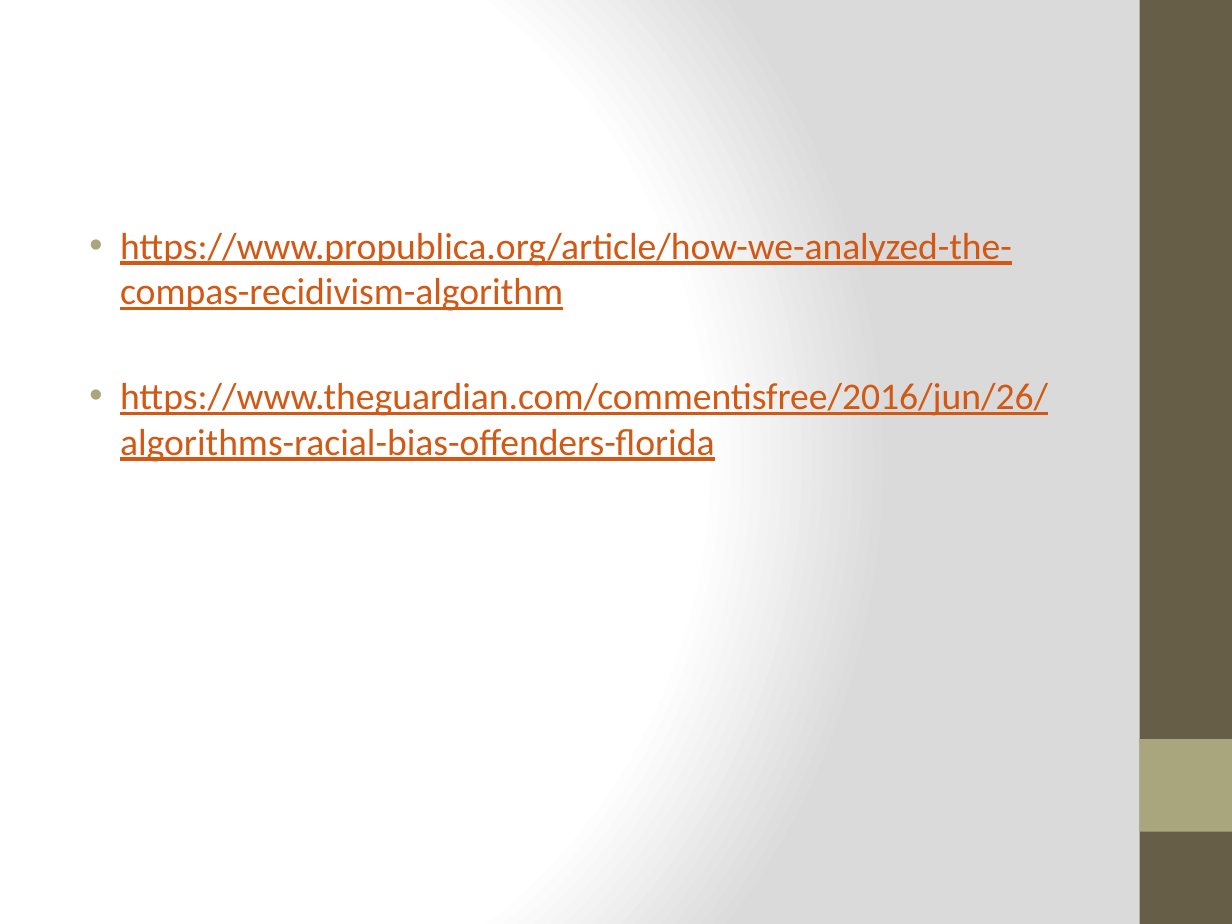
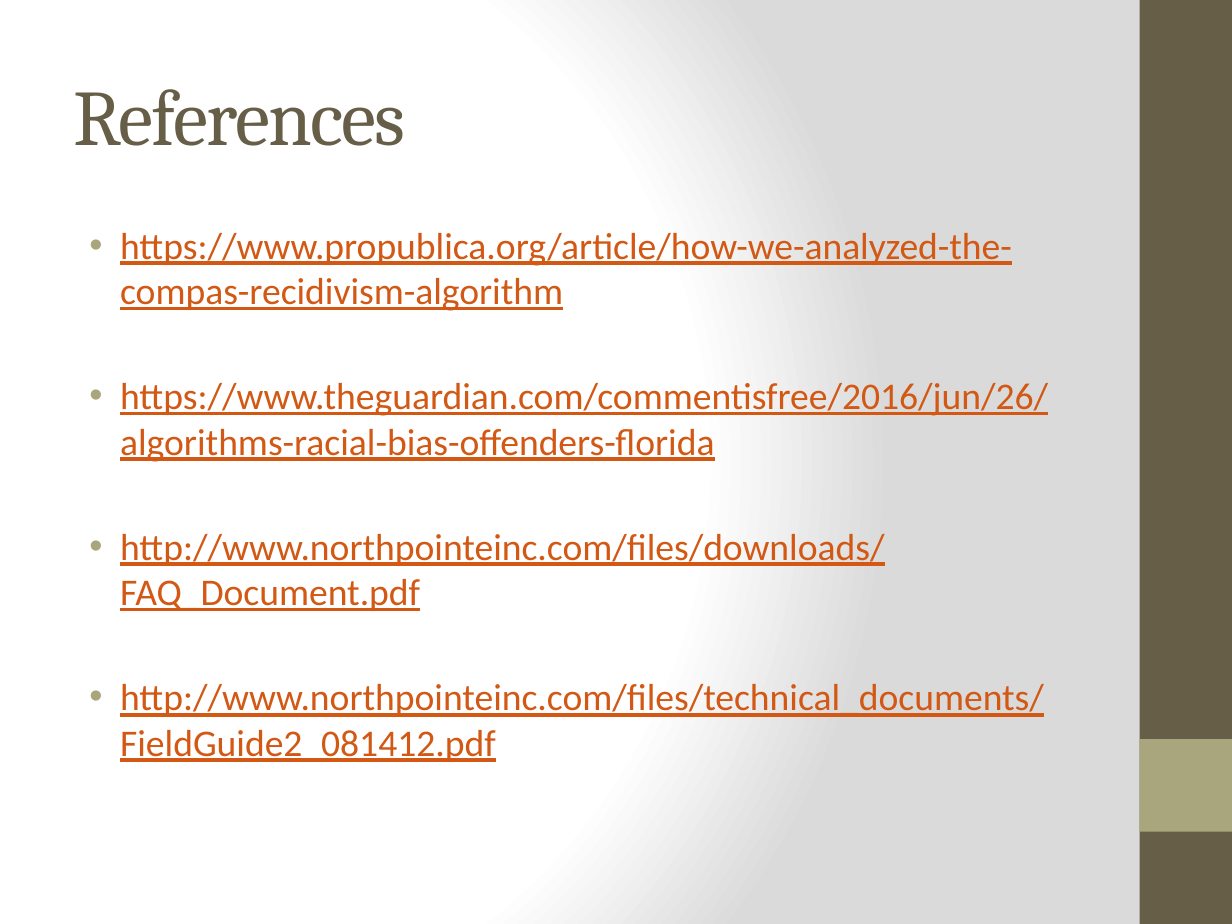
Before and after one commit to janeparkhere/springboard-exercises, a slide deck: slide 16 of Capstone.pptx (slide 9 before the commit). Drawn at 1232x924 pixels with LibreOffice and Linux fonts; fonts in the diff are those of the drawing. Boxes give left, top, right and bottom in pixels: in the first picture for what was removed or moved away, otherwise in the second. Text is boxed around its words. In the diff, an @@ line names an element or a change of style, - is before the commit and + after.

```diff
--- a/Capstone.pptx
+++ b/Capstone.pptx
@@ title added at <box>74,89,406,146</box>, 46 pt, text #675E47 @@
+References
@@ text at <box>120,533,1044,762</box>: paragraphs added @@
+• http://www.northpointeinc.com/files/downloads/FAQ_Document.pdf
+• http://www.northpointeinc.com/files/technical_documents/FieldGuide2_081412.pdf
```
Also in this commit, not shown: 4 other slides changed, 7 slides added, 13 other files.
